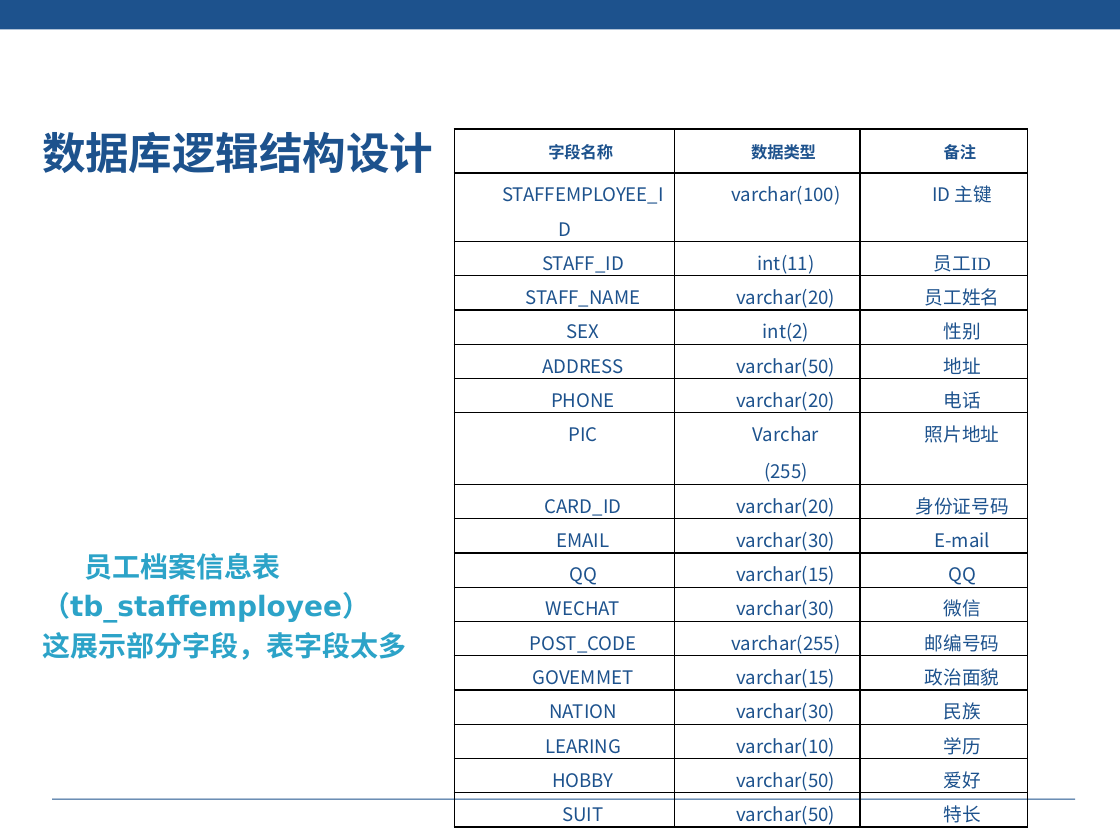
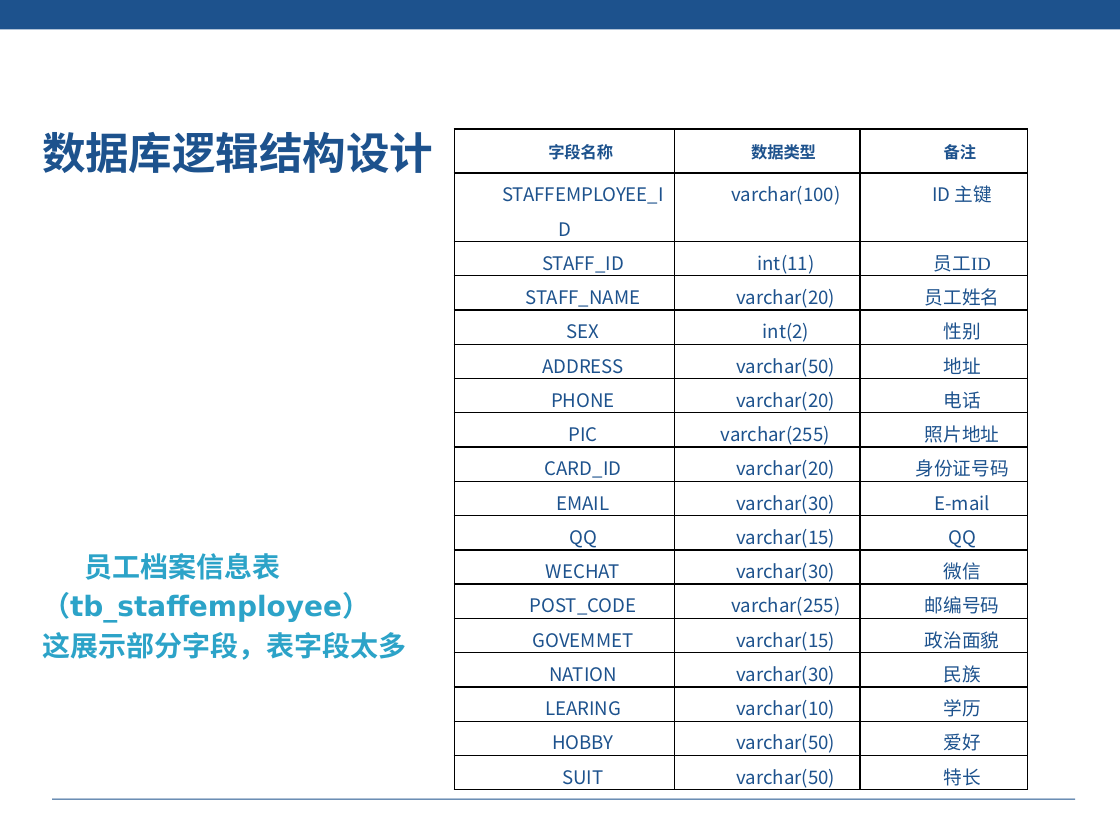
Before and after one commit to liuyanhao/hrAdmin, a slide deck: slide 23 of doc/刘熙财 -82- 答辩PPT.pptx (slide 20 before the commit). Drawn at 1120x840 pixels with LibreOffice and Linux fonts; fonts in the diff are those of the drawing; background and template pictures are left out. Boxes give left, top, right and bottom in pixels: in the first picture for what was removed or moved away, otherwise in the second. Text is boxed around its words. In the diff, an @@ line names an element or a change of style, - is before the commit and + after.

```diff
--- a/doc/刘熙财 -82- 答辩PPT.pptx
+++ b/doc/刘熙财 -82- 答辩PPT.pptx
@@ table at (455, 129, 1028, 794) @@
-row 8, column 2: Varchar / (255)
+row 8, column 2: varchar(255)
```
Also in this commit, not shown: 17 other slides changed, 19 slides added, 1 slide removed, 2 other files.
